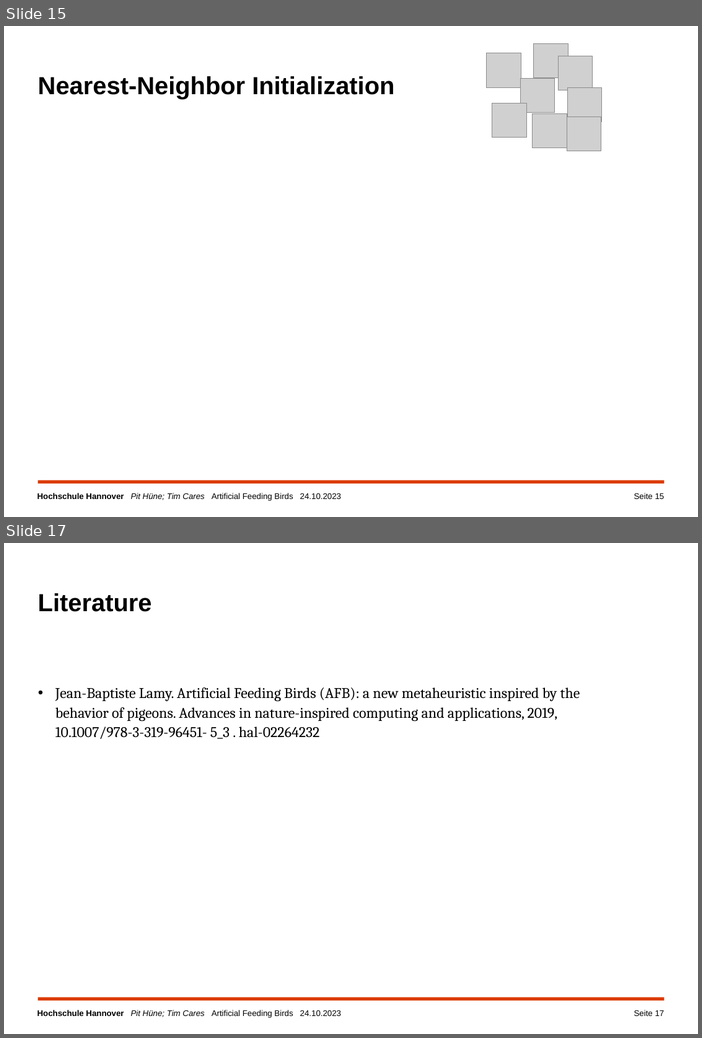
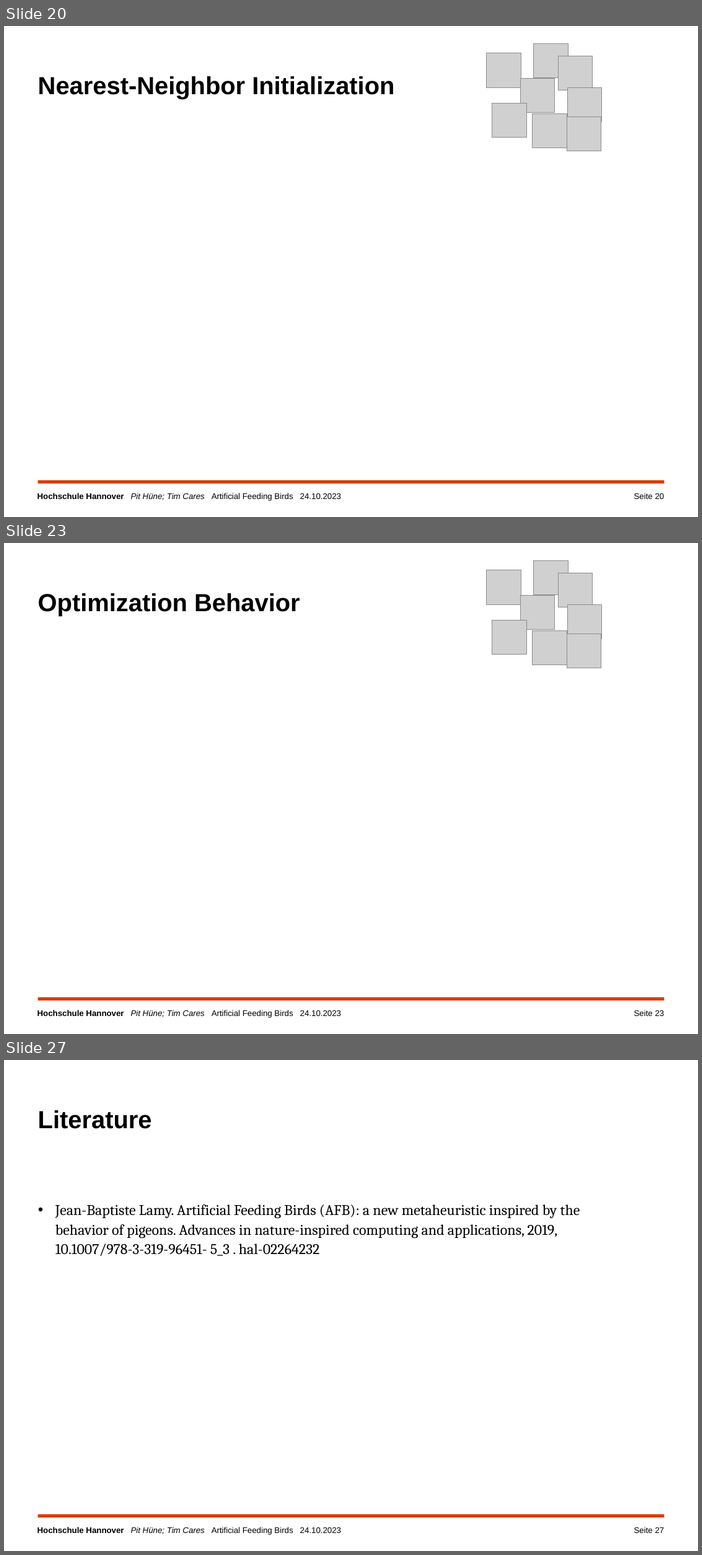
Before and after one commit to TimCares/AFB-Metaheuristic, a slide deck: doc/algorithm_improvements.pptx. Shown one above the other, each under a label of ours: slides 15 and 17 before the commit, slides 20, 23 and 27 after it; the slides between them are not shown. The pictures are 702x1038 and 702x1555 pixels, drawn with LibreOffice and Linux fonts; fonts in the diff are those of the drawing; grey boxes stand for pictures; background and template pictures are left out. Boxes give left, top, right and bottom in pixels: in the first picture for what was removed or moved away, otherwise in the second. Text is boxed around its words. In the diff, an @@ line names an element or a change of style, - is before the commit and + after.

```diff
--- a/doc/algorithm_improvements.pptx
+++ b/doc/algorithm_improvements.pptx
@@ slide 23 added at [4,543,698,1034], background #FFFFFF; not listed: 2 template elements that a slide beside it also shows @@
@@ picture added at [535,561,569,595] @@
@@ picture added at [487,570,521,605] @@
@@ picture added at [559,573,593,607] @@
@@ title added at [38,593,300,616], 30 pt, text #000000, bold @@
+Optimization Behavior
@@ picture added at [521,595,555,630] @@
@@ picture added at [568,605,603,639] @@
@@ picture added at [493,621,527,655] @@
@@ picture added at [533,631,567,665] @@
@@ picture added at [567,634,602,668] @@
@@ page number added at [635,1010,665,1016], 10 pt, text #000000 @@
+Seite 23
@@ what was slide 15 is now slide 20 @@
@@ page number at [635,493,665,499]: text changed @@
-Seite 15
+Seite 20
@@ what was slide 17 is now slide 27 @@
@@ page number at [635,1527,665,1533]: text changed @@
-Seite 17
+Seite 27
```
Also in this commit, not shown: 7 slides changed, 9 other slides added, 17 other files.
